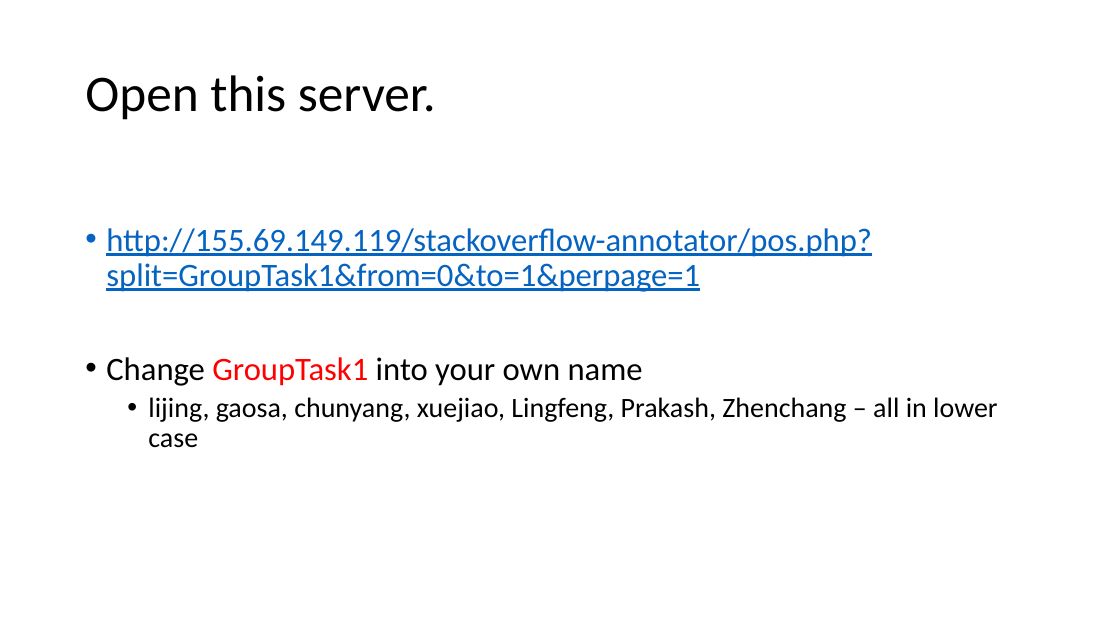
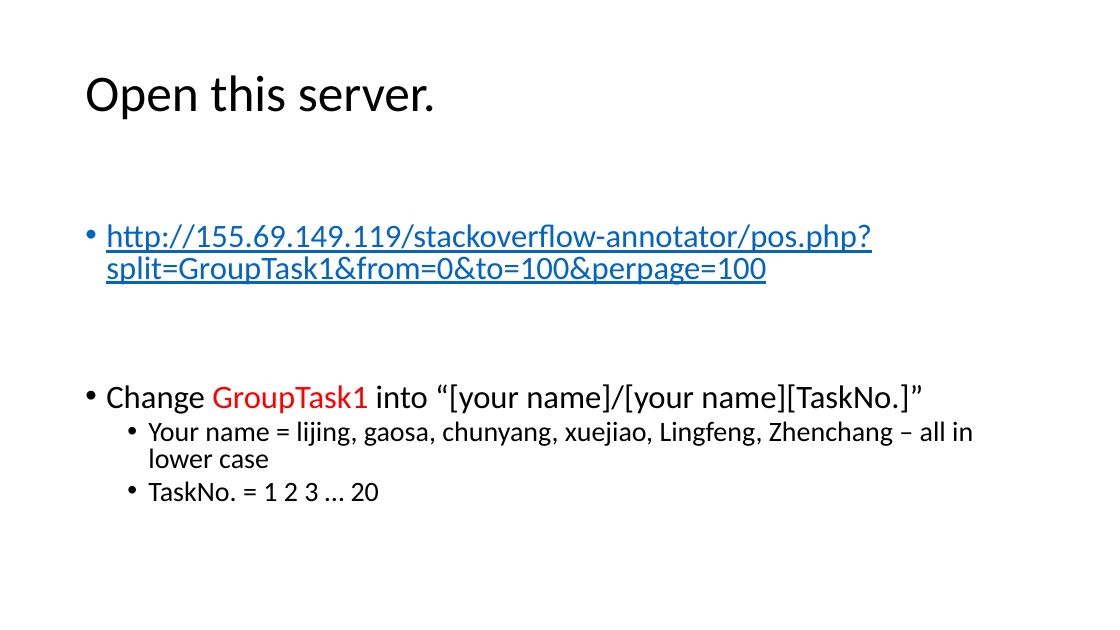
Before and after one commit to YeDeheng/spos, a slide deck: slide 6 of Stack Overflow POS Tagger.pptx. Drawn at 1120x630 pixels with LibreOffice and Linux fonts; fonts in the diff are those of the drawing. Boxes give left, top, right and bottom in pixels: in the first picture for what was removed or moved away, otherwise in the second. Text is boxed around its words. In the diff, an @@ line names an element or a change of style, - is before the commit and + after.

Commit message:
asdf

```diff
--- a/Stack Overflow POS Tagger.pptx
+++ b/Stack Overflow POS Tagger.pptx
@@ text at (106,224,973,502): text changed; text colour #0563C1 to #000000 @@
-• http://155.69.149.119/stackoverflow-annotator/pos.php?split=GroupTask1&from=0&to=1&perpage=1
-• Change GroupTask1 into your own name
-  • lijing, gaosa, chunyang, xuejiao, Lingfeng, Prakash, Zhenchang – all in lower case
+• http://155.69.149.119/stackoverflow-annotator/pos.php?split=GroupTask1&from=0&to=100&perpage=100
+• Change GroupTask1 into “[your name]/[your name][TaskNo.]”
+  • Your name = lijing, gaosa, chunyang, xuejiao, Lingfeng, Zhenchang – all in lower case
+  • TaskNo. = 1 2 3 … 20
```
